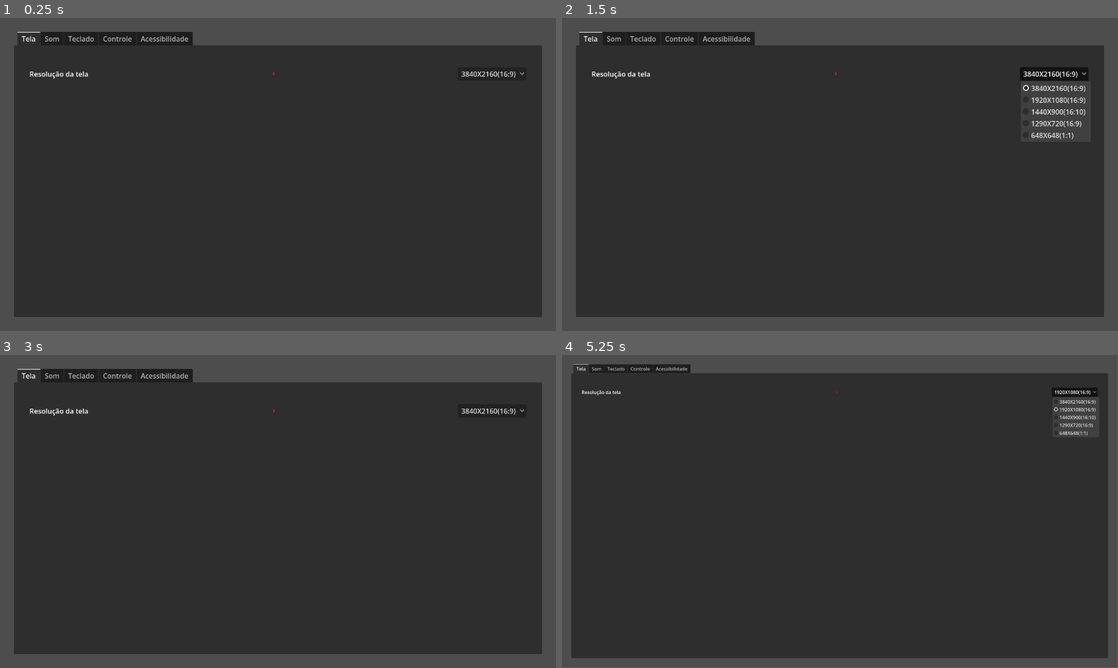
Above: before the commit, frames 1-4 (two rows, left to right).
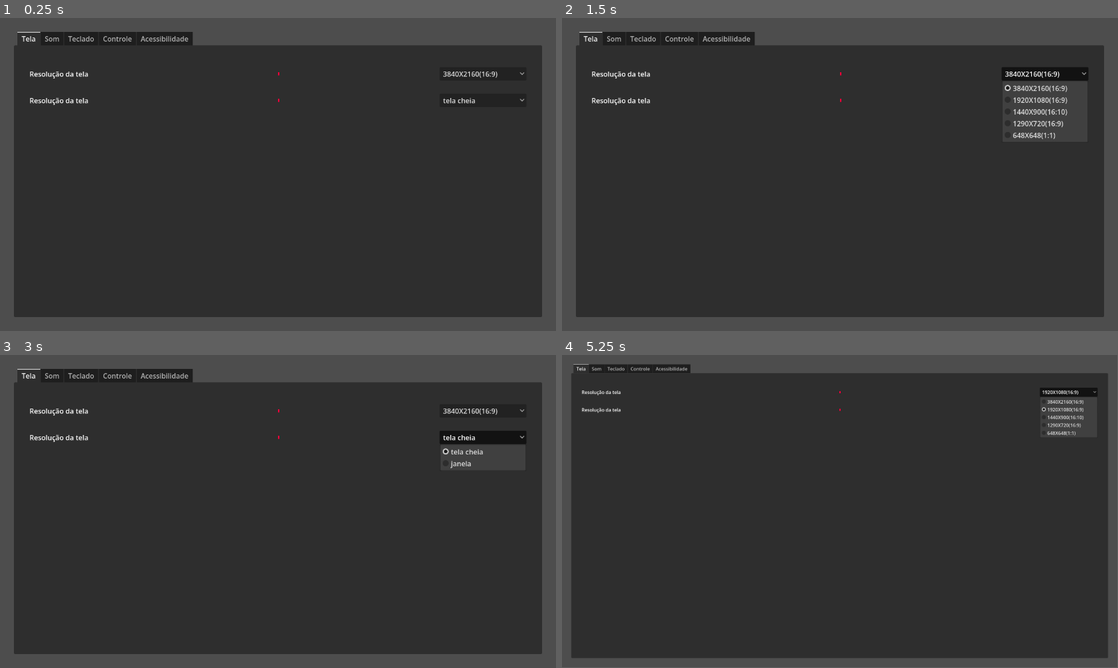
Above: after the commit, the same moments.

Repository: luankaike-code/felpo-jam-2026
Game: Godot game, scene res://scenes/screens/configurations.tscn
Two runs of this game, one before a commit and one after it. Both use one fixed random seed, a clock stepped at 60 frames per second and the inputs below. This scene is started directly instead of the project's main scene.
Inputs (mouse positions are in pixels of both pictures, inside the frame that each line leads up to):
- Up to frame 1 (0.25 s): no input
- Up to frame 2 (1.5 s): click (1045, 99) at 0.5 s, where only the run after the commit has a clickable "tela cheia"; click "3840X2160(16:9)" at 1.25 s
- Up to frame 3 (3 s): click "3840X2160(16:9)" at 2 s; click (483, 436) at 2.75 s, where only the run after the commit has a clickable "tela cheia"
- Up to frame 4 (5.25 s): click "3840X2160(16:9)" at 3.5 s; click (1045, 436) at 4.25 s, where only the run after the commit has a clickable "tela cheia"; click "1920X1080(16:9)" at 5 s

The runs differ from the first frame. In frame 1, 0.3% of the frame differs, in the area x 5-95%, y 17-28%; in frame 2, 1.1%, in the area x 5-95%, y 15-39%; in frame 3, 1.0%; in frame 4, 0.5%.

Commit message:
Update screen configurations

Diff:
--- a/felpojam-2026-game-code/scenes/HUD/config_field.tscn
+++ b/felpojam-2026-game-code/scenes/HUD/config_field.tscn
@@ -22,6 +22,7 @@
 script = ExtResource("1_c6nmi")
 
 [node name="Label" type="Label" parent="." unique_id=806196624]
+custom_minimum_size = Vector2(200, 0)
 layout_mode = 2
 text = "Resolução da tela"
 
--- a/felpojam-2026-game-code/scenes/HUD/tabs_item/tab_item_config_screen.tscn
+++ b/felpojam-2026-game-code/scenes/HUD/tabs_item/tab_item_config_screen.tscn
@@ -12,9 +12,19 @@
 
 [node name="ScreenResolution" parent="MarginContainer/ScrollContainer/MarginContainer/VBoxContainer" index="1" unique_id=502982208 instance=ExtResource("2_00ejy")]
 layout_mode = 2
-alignment = 1
 label_text = "teste da tela"
 
 [node name="Resolutions" type="OptionButton" parent="MarginContainer/ScrollContainer/MarginContainer/VBoxContainer/ScreenResolution" index="2" unique_id=660520254]
+custom_minimum_size = Vector2(200, 0)
 layout_mode = 2
 size_flags_horizontal = 8
+
+[node name="SreenMode" parent="MarginContainer/ScrollContainer/MarginContainer/VBoxContainer" index="2" unique_id=1636032240 instance=ExtResource("2_00ejy")]
+layout_mode = 2
+alignment = 1
+label_text = "Modo de tela"
+
+[node name="ScreenModes" type="OptionButton" parent="MarginContainer/ScrollContainer/MarginContainer/VBoxContainer/SreenMode" index="2" unique_id=1963065453]
+custom_minimum_size = Vector2(200, 0)
+layout_mode = 2
+size_flags_horizontal = 8
--- a/felpojam-2026-game-code/scenes/screens/root_game.tscn
+++ b/felpojam-2026-game-code/scenes/screens/root_game.tscn
@@ -7,3 +7,4 @@
 script = ExtResource("1_o1fpv")
 
 [node name="Transition" parent="." unique_id=1199339763 instance=ExtResource("2_1sjs4")]
+visible = false
--- a/felpojam-2026-game-code/scripts/HUD/tabs_item/tab_item_config_screen.gd
+++ b/felpojam-2026-game-code/scripts/HUD/tabs_item/tab_item_config_screen.gd
@@ -1,6 +1,7 @@
 extends TabBar
 
 @onready var resolution_drop_menu := $MarginContainer/ScrollContainer/MarginContainer/VBoxContainer/ScreenResolution/Resolutions as OptionButton
+@onready var screen_mode_drop_menu := $MarginContainer/ScrollContainer/MarginContainer/VBoxContainer/SreenMode/ScreenModes as OptionButton
 
 var resolutions: Dictionary[String, Vector2i] = {
 	"3840X2160(16:9)": Vector2i(3840, 2160),
@@ -10,17 +11,46 @@
 	"648X648(1:1)": Vector2i(648, 648),
 }
 
+var screen_modes: Dictionary[String, Window.Mode] = {
+	"tela cheia": Window.MODE_FULLSCREEN,
+	"janela": Window.MODE_WINDOWED,
+}
+
+var current_resolution: int
+
 func _ready() -> void:
 	resolution_drop_menu.item_selected.connect(resolution_selected)
-	populate_resolution_drop_menu()
+	screen_mode_drop_menu.item_selected.connect(screen_mode_selected)
 
-func populate_resolution_drop_menu() -> void:
+	populate_drop_menu_with_dict(resolution_drop_menu, resolutions)
+	populate_drop_menu_with_dict(screen_mode_drop_menu, screen_modes)
+
+
+func populate_drop_menu_with_dict(drop_menu: OptionButton, dict: Dictionary) -> void:
+	for key in dict.keys():
+		drop_menu.add_item(key)
+
+func populate_drop_menus() -> void:
+	for resolution in resolutions.keys():
+		resolution_drop_menu.add_item(resolution)
 	for resolution in resolutions.keys():
 		resolution_drop_menu.add_item(resolution)
 
 func resolution_selected(resolution_index: int) -> void:
+	current_resolution = resolution_index
 	var resolution_key: String = resolutions.keys()[resolution_index]
 	var resolution := resolutions[resolution_key]
 
-	get_window().size = resolution
-	get_window().content_scale_size = resolution
+	var window := get_window()
+	window.size = resolution
+	window.content_scale_size = resolution
+
+func screen_mode_selected(screen_mode_index: int) -> void:
+	var screen_mode_key: String = screen_modes.keys()[screen_mode_index]
+	var screen_mode := screen_modes[screen_mode_key]
+
+	var window := get_window()
+	window.content_scale_mode = Window.CONTENT_SCALE_MODE_VIEWPORT
+	window.mode = screen_mode
+
+	resolution_selected(current_resolution)
